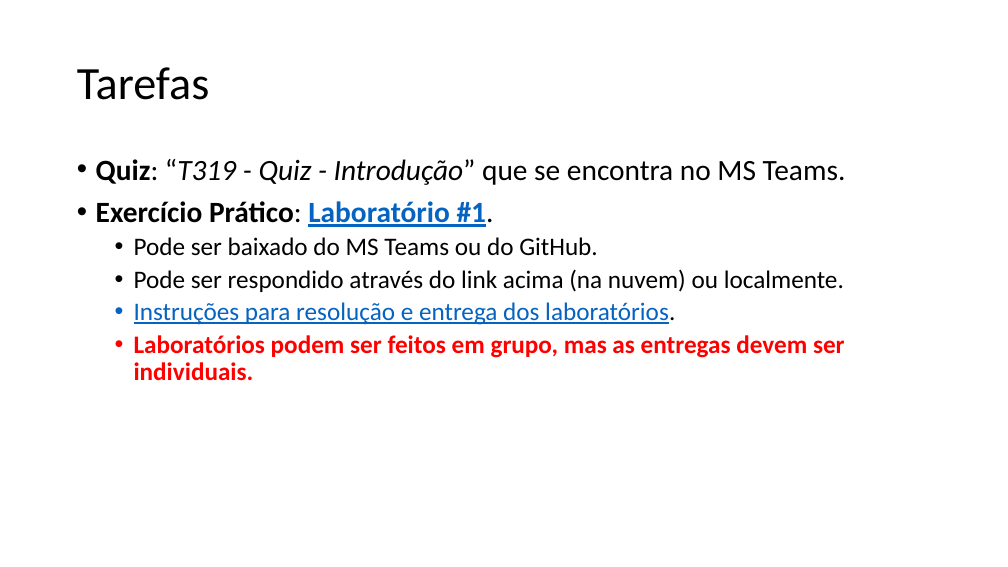
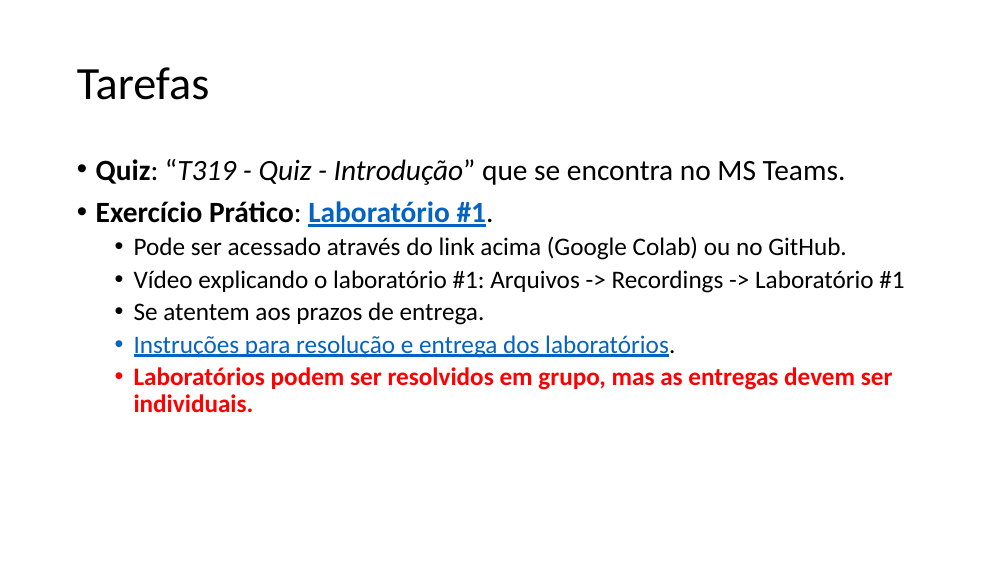
Before and after one commit to zz4fap/t319_aprendizado_de_maquina, a slide deck: slide 27 of slides/T319_Introdução.pptx. Drawn at 1008x567 pixels with LibreOffice and Linux fonts; fonts in the diff are those of the drawing. Boxes give left, top, right and bottom in pixels: in the first picture for what was removed or moved away, otherwise in the second. Text is boxed around its words. In the diff, an @@ line names an element or a change of style, - is before the commit and + after.

```diff
--- a/slides/T319_Introdução.pptx
+++ b/slides/T319_Introdução.pptx
@@ text at (x1=134, y1=236, x2=904, y2=325): text changed @@
-  • Pode ser baixado do MS Teams ou do GitHub.
-  • Pode ser respondido através do link acima (na nuvem) ou localmente.
+  • Pode ser acessado através do link acima (Google Colab) ou no GitHub.
+  • Vídeo explicando o laboratório #1: Arquivos -> Recordings -> Laboratório #1
+  • Se atentem aos prazos de entrega.
@@ text at (x1=134, y1=367, x2=893, y2=413): text changed @@
-  • Laboratórios podem ser feitos em grupo, mas as entregas devem ser individuais.
+  • Laboratórios podem ser resolvidos em grupo, mas as entregas devem ser individuais.
```
Also in this commit, not shown: 17 other slides changed, 1 other file.
